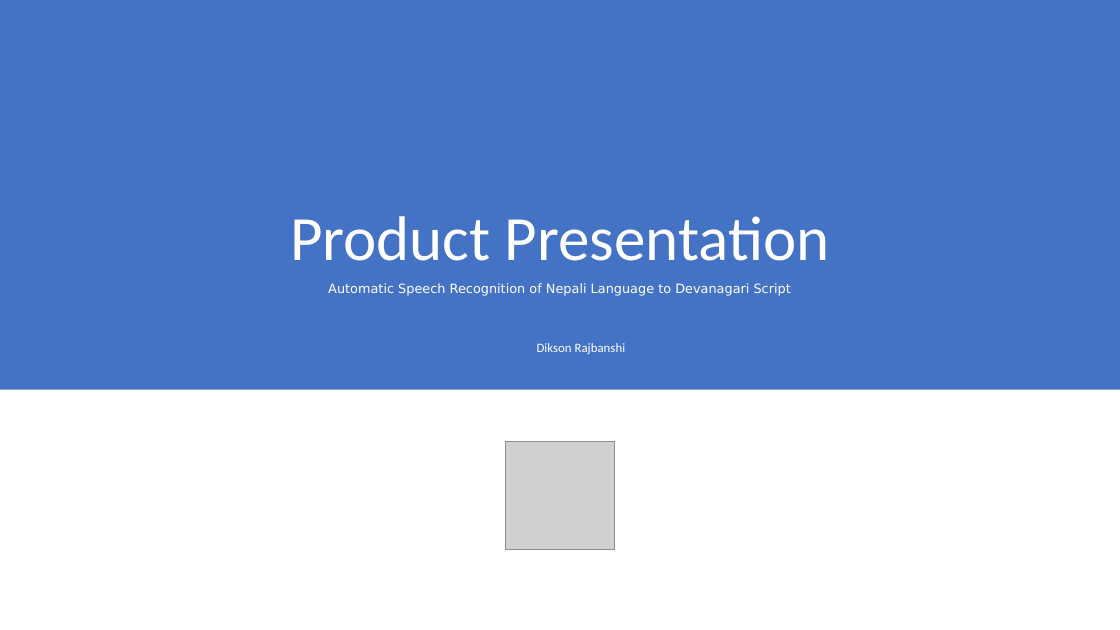
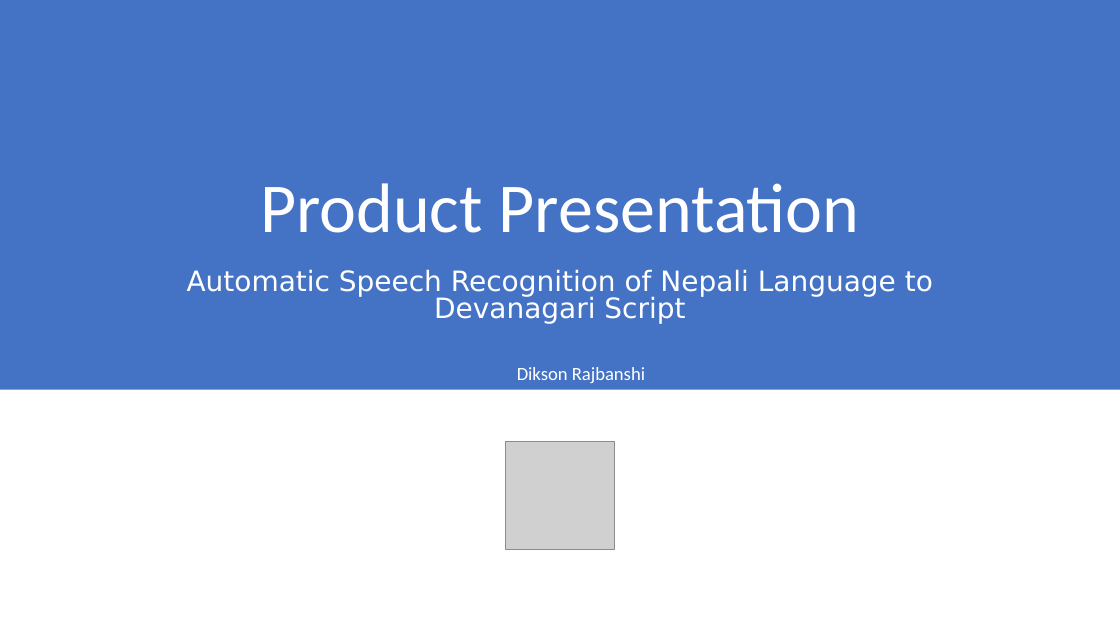
Before and after one commit to Noskid1999/FPP_NepaliASR, a slide deck: slide 1 of ProductPresentation.pptx. Drawn at 1120x630 pixels with LibreOffice and Linux fonts; fonts in the diff are those of the drawing; grey boxes stand for pictures. Boxes give left, top, right and bottom in pixels: in the first picture for what was removed or moved away, otherwise in the second. Text is boxed around its words. In the diff, an @@ line names an element or a change of style, - is before the commit and + after.

```diff
--- a/ProductPresentation.pptx
+++ b/ProductPresentation.pptx
@@ title "Product Presentation": place and size @@
-title "Product Presentation" at bbox=[290, 216, 830, 261]
+title "Product Presentation" at bbox=[260, 183, 860, 233]
@@ title "Product Presentation" at bbox=[260, 183, 860, 233]: size 54 to 60 pt @@
@@ subtitle "Automatic Speech Recognition of Nepali ...": place and size @@
-subtitle "Automatic Speech Recognition of Nepali ..." at bbox=[328, 283, 791, 354]
+subtitle "Automatic Speech Recognition of Nepali ..." at bbox=[187, 269, 933, 383]
@@ subtitle "Automatic Speech Recognition of Nepali ..." at bbox=[187, 269, 933, 383]: size 11 to 24 pt in "Automatic Speech Recognition of Nepali Language to ..."; size 11 to 16 pt in "Dikson Rajbanshi"; line spacing 0.9 to 0.8 @@
```
Also in this commit, not shown: 2 other slides changed, 8 slides added, 3 other files.
